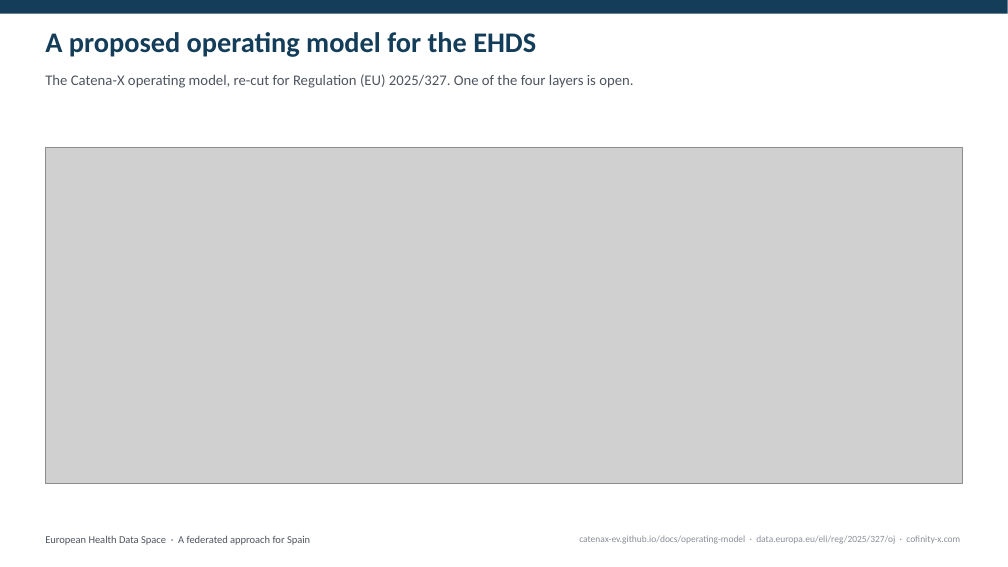
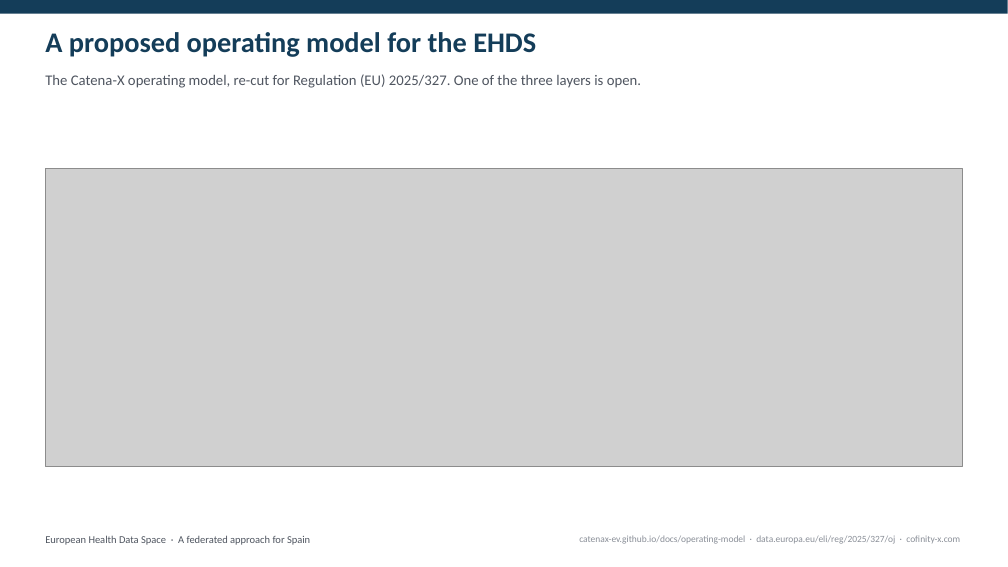
Before and after one commit to ma3u/MinimumViableHealthDataspacev2, a slide deck: slide 4 of docs/demos/spain-ehds-5-slides.pptx. Drawn at 1008x567 pixels with LibreOffice and Linux fonts; fonts in the diff are those of the drawing; grey boxes stand for pictures. Boxes give left, top, right and bottom in pixels: in the first picture for what was removed or moved away, otherwise in the second. Text is boxed around its words. In the diff, an @@ line names an element or a change of style, - is before the commit and + after.

Commit message:
docs(diagram): cut the slide overview to three tiers and one question
Still too much. Chips are shorter than paragraphs but fifteen of them across
four bands is still a page to read, and a slide is not read, it is glanced at
while somebody talks.

So: three tiers, about forty words, answering one question. European Union,
closed by law. Member State, cannot be delegated. The Operating Company, open.
The third is drawn larger and warmer than the other two because it is the one
the audience is being asked to think about, and everything it runs fits on one
line under it.

Article numbers, the service map, the five functions and the Catena-X role
mapping are gone from the slide. They were never lost: ehds-operating-model.svg
is the reference version and docs/ehds-operating-company.md is the argument, and
the slide now points at the latter instead of trying to be it.

The SVG went from 21 KB to 3 KB, which is a fair proxy for the problem.

```diff
--- a/docs/demos/spain-ehds-5-slides.pptx
+++ b/docs/demos/spain-ehds-5-slides.pptx
@@ text at (45,74,641,88): text changed @@
-The Catena-X operating model, re-cut for Regulation (EU) 2025/327. One of the four layers is open.
+The Catena-X operating model, re-cut for Regulation (EU) 2025/327. One of the three layers is open.
@@ picture: place and size @@
-picture at (45,147,963,484)
+picture at (45,169,963,467)
```
Also in this commit, not shown: 5 other files.
